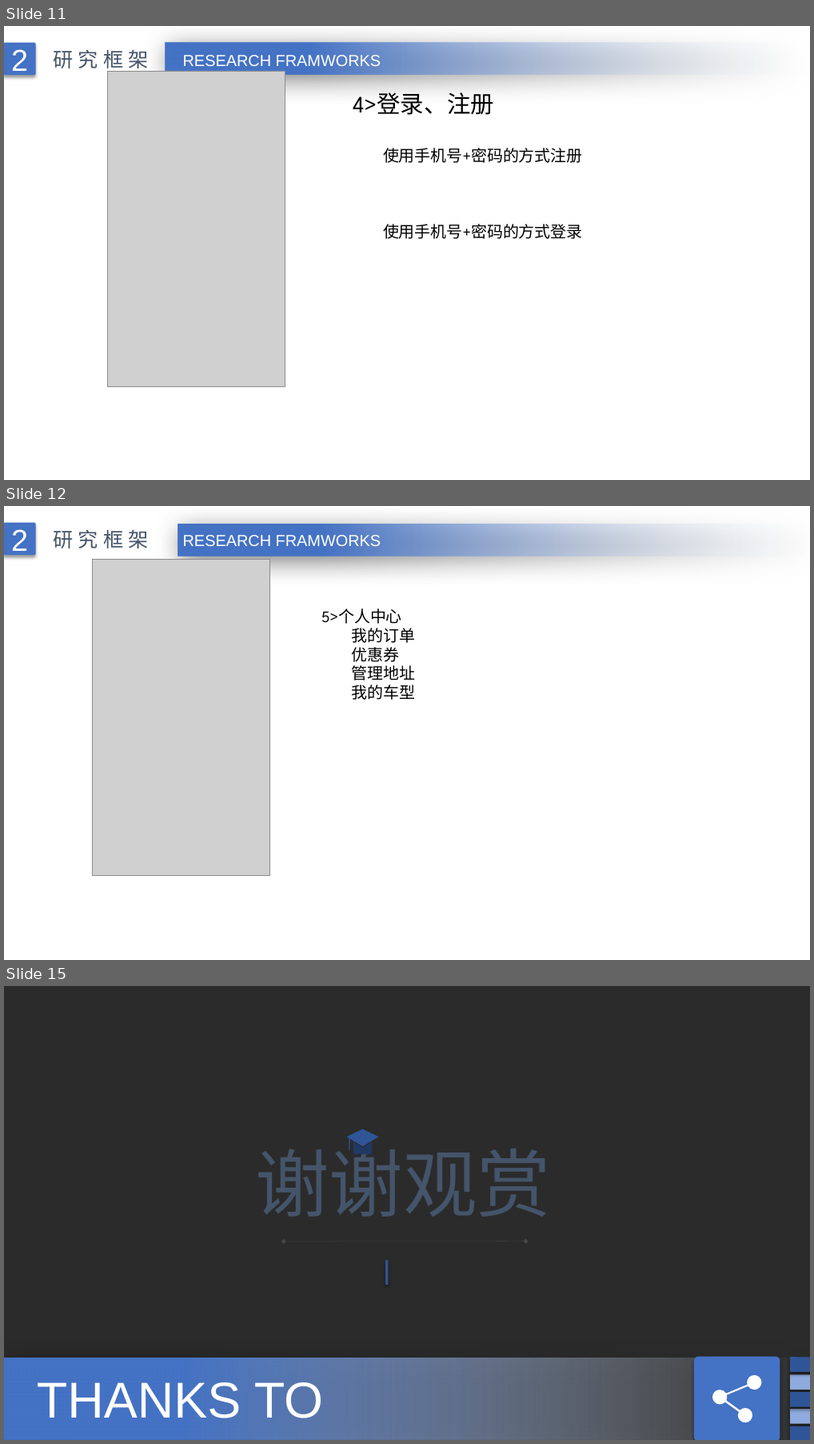
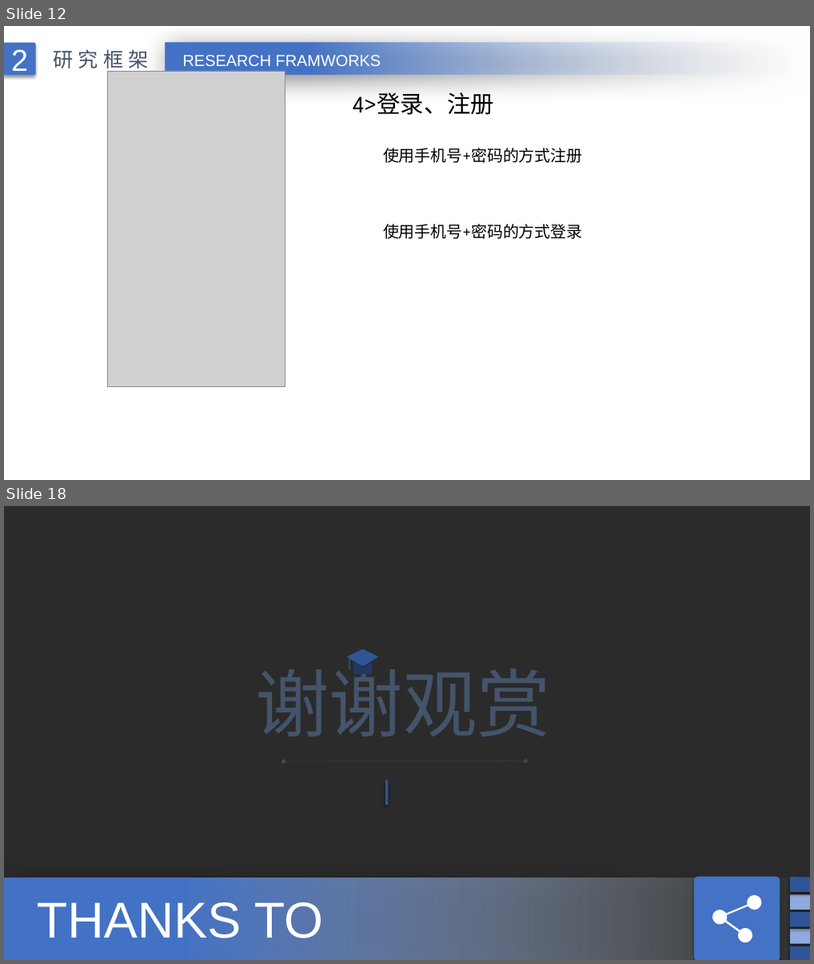
Before and after one commit to liujianhang1314/youGou, a slide deck: 刘建行.pptx. Shown one above the other, each under a label of ours: slides 11, 12 and 15 before the commit, slides 12 and 18 after it; the slides between them are not shown. The pictures are 814x1444 and 814x964 pixels, drawn with LibreOffice and Linux fonts; fonts in the diff are those of the drawing; grey boxes stand for pictures; background and template pictures are left out; a plain dark background stands for a picture behind light text. Boxes give left, top, right and bottom in pixels: in the first picture for what was removed or moved away, otherwise in the second. Text is boxed around its words. In the diff, an @@ line names an element or a change of style, - is before the commit and + after.

```diff
--- a/刘建行.pptx
+++ b/刘建行.pptx
@@ slide 12 removed at <box>4,506,810,960</box>, background picture (left out) @@
@@ rounded rectangle removed at <box>4,522,35,555</box> @@
-2
@@ text removed at <box>53,529,149,548</box> @@
-研究框架
@@ rectangle removed at <box>178,524,810,556</box> @@
@@ text removed at <box>183,535,382,546</box> @@
-RESEARCH FRAMWORKS
@@ picture removed at <box>92,560,270,875</box> @@
@@ text removed at <box>322,608,416,700</box> @@
-5>个人中心
-  我的订单
-  优惠券
-  管理地址
-  我的车型
@@ ellipse removed at <box>474,696,527,718</box> @@
@@ freeform shape removed at <box>284,704,311,743</box> @@
@@ freeform shape removed at <box>474,713,527,731</box> @@
@@ freeform shape removed at <box>474,738,527,756</box> @@
@@ freeform shape removed at <box>474,725,527,743</box> @@
@@ what was slide 11 is now slide 12 @@
@@ what was slide 15 is now slide 18 @@
```
Also in this commit, not shown: 7 slides changed, 5 slides added, 1 other slide removed, 19 other files.
